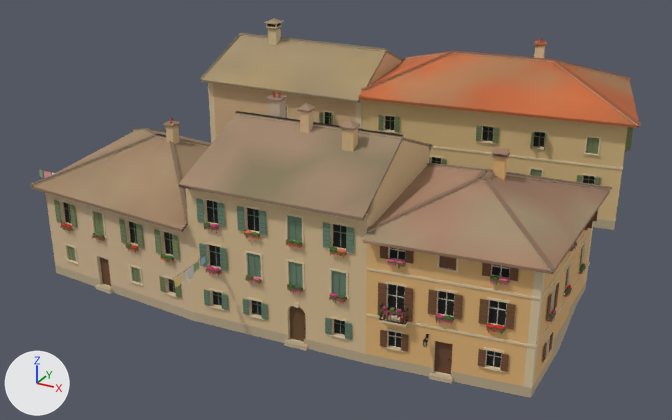
The glTF model games/yorimichi/assets/belmonte/meshes/SM_BM_BT_blk_36.glb as it was, and as the next commit left it.
Both versions are drawn from a 50 mm lens placed at (31.4, -60.7, 32.5), pointed at (-0.9, -2.0, 3.1). The axes (+X, +Y, +Z) are drawn at lower left. The lights are the same throughout. The picture after the commit comes second. Vertices at exactly the same position are counted once.

In view in the first picture: 'SM_BM_BT_blk_36'.
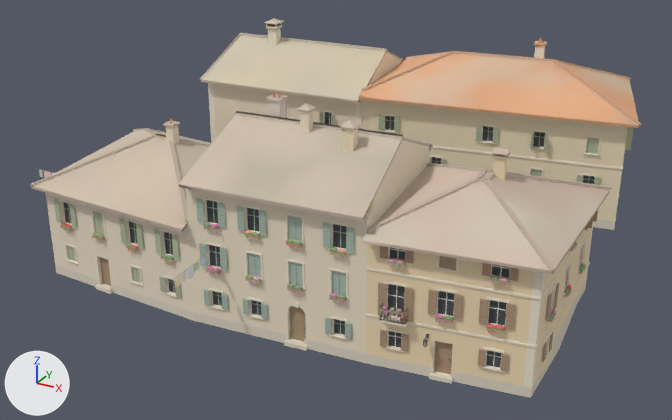
Where the change shows, as pixel boxes (x1, y1, x2, y2) in the pictures (672 x 420 px):
part 1 of me_sm_bt_blk_36, recoloured
    both: (42, 22, 623, 398)
part 2 of me_sm_bt_blk_36, recoloured (lighter)
    both: (31, 19, 641, 386)

What changed in the scene script:
```text
Change me_sm_bt_blk_36:
    where me_sm_bt_blk_36.from_pydata(...)  # 16103 vertices, 18269 faces; spans x -22.9..20.0, y -21.5..21.2, z -0.4..15.5
    used by ob_sm_bm_bt_blk_36; location = (0.0, 0.0, 0.0)
    me_sm_bt_blk_36 part 1: 7590 faces centred in x -21.2..19.3, y -19.9..18.0, z -0.3..14.9 are repainted in the vertex colours; the middle colour goes from beige #dec9a3 to pale yellow #f0e6d1
    me_sm_bt_blk_36 part 2: 10679 faces centred in x -22.9..19.9, y -21.5..21.2, z 0.0..15.4 are repainted in the vertex colours; the middle colour goes from yellow #82785a to grey #bdb6a0
```
